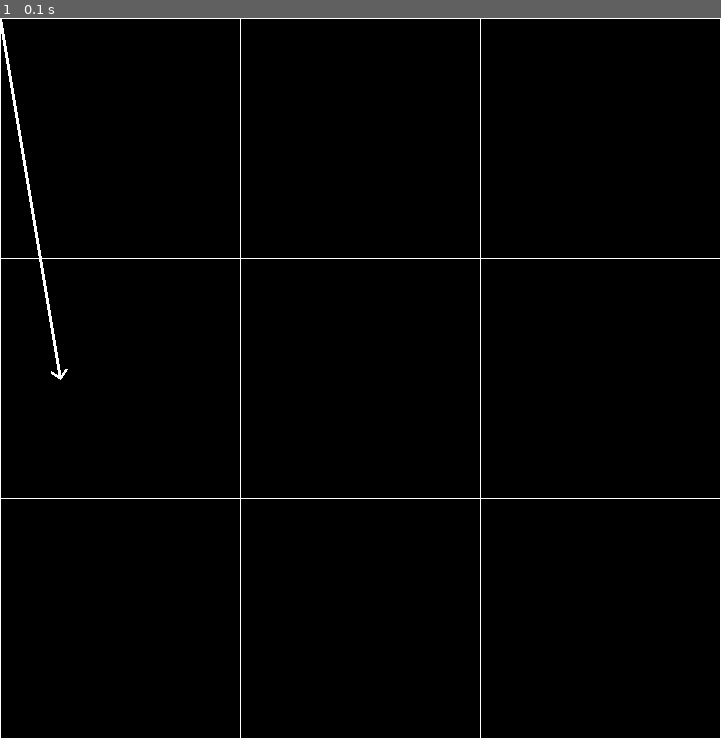
Above: before the commit, frame 1.
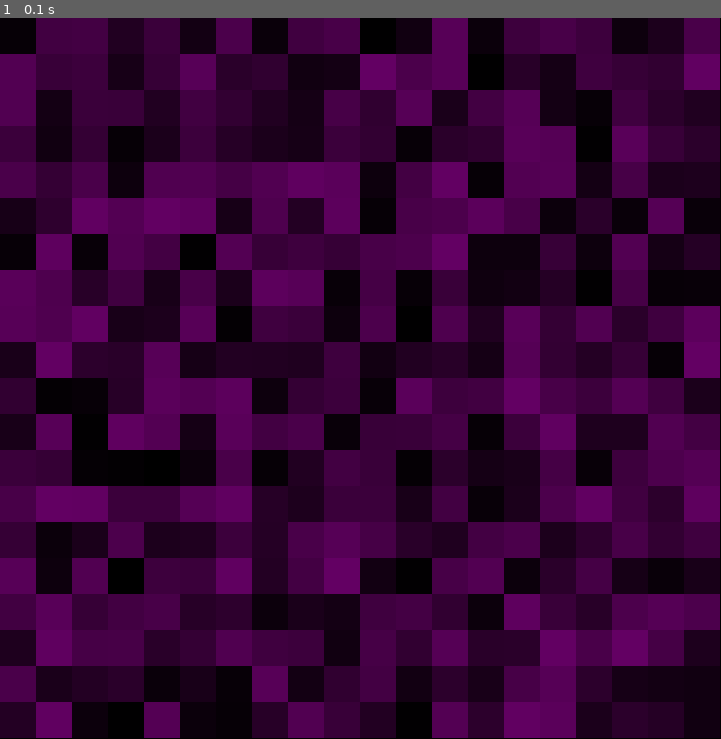
Above: after the commit, the same moment.

Repository: cdfricke/PyGame
Game: pygame game, started from grid.py
Two runs of this game, one before a commit and one after it. Both use one fixed random seed, a clock stepped at 60 frames per second and the inputs below.
Inputs:
- Up to frame 1 (0.1 s): no input

The runs differ from the first frame. In frame 1, 75% of the frame differs, in the area x 0-100%, y 0-100%.

Commit message:
added color functions and functionality to draw multicolored grid spaces

Diff:
--- a/grid.py
+++ b/grid.py
@@ -1,12 +1,13 @@
 # File: grid.py
 # Programmer: Connor Fricke (cd.fricke23@gmail.com)
 # Last Revision:
-#   MARCH 2024 --> Created, v1
+#   4-MAR-2024 --> Created, v1
+#   7-MAR-2024 --> added grid colors
 #
-# TODO:
-#   - add moving object with radial position vector visualized
+# ************************************************
 
 import pygame
+import random as r
 
 # *** INITIALIZE ***
 WIDTH = 720
@@ -18,13 +19,17 @@
 # ******************
 
 # *** COMMON VECTORS AND LOCATIONS ***
-
 center = pygame.Vector2(WIDTH / 2, HEIGHT / 2)
 origin = pygame.Vector2(0, 0)
 xhat = pygame.Vector2(1, 0)
 yhat = pygame.Vector2(0, 1)
+# ************************************
 
-# ************************************
+def colorFunction(x, xmax):
+    r = int(float(x)/float(xmax) * 100)
+    g = 0
+    b = int(float(x)/float(xmax) * 100)
+    return pygame.Color(r, g, b)
 
 # *** CLASS DEFINITIONS ***
 # NOTE THAT THESE CLASS DEFINITIONS RELY ON SOME OF THE DEFINED VARIABLES ABOVE
@@ -54,8 +59,9 @@
         self.numCols = columns
         self.xticks = list(range(0, WIDTH + 1, int(WIDTH / columns)))
         self.yticks = list(range(0, HEIGHT + 1, int(HEIGHT / rows)))
+        self.Matrix = [[r.random() for x in range(columns)] for y in range(rows)]
 
-    def draw(self, surface, color, thickness):
+    def drawLines(self, surface, color, thickness):
         for tick in self.xticks:
             start = tick*xhat
             end = start + HEIGHT*yhat
@@ -65,12 +71,16 @@
             end = start + WIDTH*xhat
             pygame.draw.line(surface=surface, color=color, start_pos=start, end_pos=end, width=thickness)
 
+    def drawRectangles(self, surface):
+        for x in range(0, self.numCols):
+            for y in range(0, self.numRows):
+                rect = pygame.Rect(self.xticks[x], self.yticks[y], WIDTH / self.numCols, HEIGHT / self.numRows)
+                pygame.draw.rect(surface, colorFunction(self.Matrix[x][y], 1), rect)
+
 # *************************
 
 # rows, cols
-gameMap = Grid(3, 3)
-centerArrow = Arrow(origin , center - 300*xhat)
-
+gameMap = Grid(20, 20)
 
 # *** GAME LOOP ***
 while (running):
@@ -78,8 +88,8 @@
     screen.fill("black")
 
     # *** RENDER THE GAME HERE ***
-    gameMap.draw(screen, "white", 1)
-    centerArrow.draw(screen, "white", 3)
+    gameMap.drawRectangles(screen)
+    #gameMap.drawLines(screen, "white", 3)
 
     # *** END RENDERING ***
 
--- a/orbit.py
+++ b/orbit.py
@@ -8,6 +8,7 @@
 
 # *** INITIALIZE ***
 import pygame
+import random as r
 WIDTH = 720
 HEIGHT = 720
 pygame.init()
@@ -30,6 +31,13 @@
 
 # ************************************
 
+# *** HELPER FUNCTIONS ***
+def colorFunction(x, xmax):
+    r = int(float(x)/float(xmax) * 100)
+    g = 0
+    b = int(float(x)/float(xmax) * 100)
+    return pygame.Color(r, g, b)
+
 # *** CLASS DEFINITIONS ***
 # NOTE THAT THESE CLASS DEFINITIONS RELY ON SOME OF THE DEFINED VARIABLES ABOVE
 
@@ -66,8 +74,9 @@
         self.numCols = columns
         self.xticks = list(range(0, WIDTH + 1, int(WIDTH / columns)))
         self.yticks = list(range(0, HEIGHT + 1, int(HEIGHT / rows)))
-
-    def draw(self, surface, color, thickness):
+        self.Matrix = [[r.random() for x in range(columns)] for y in range(rows)]
+
+    def drawLines(self, surface, color, thickness):
         for tick in self.xticks:
             start = tick*xhat
             end = start + HEIGHT*yhat
@@ -76,6 +85,12 @@
             start = tick*yhat
             end = start + WIDTH*xhat
             pygame.draw.line(surface=surface, color=color, start_pos=start, end_pos=end, width=thickness)
+
+    def drawRectangles(self, surface):
+        for x in range(0, self.numCols):
+            for y in range(0, self.numRows):
+                rect = pygame.Rect(self.xticks[x], self.yticks[y], WIDTH / self.numCols, HEIGHT / self.numRows)
+                pygame.draw.rect(surface, colorFunction(self.Matrix[x][y], 1), rect)
 
 
 class Object:
@@ -133,8 +148,8 @@
 orbitor3.velocity = 70*yhat
 
 # *** ARROWS, GRIDS, AND TRAILS ***
-radialArrow = Arrow(sun.position, orbitor1.position)
-gameGrid = Grid(10,10)
+radialArrow = Arrow(sun.position, orbitor3.position)
+gameGrid = Grid(72,72)
 orbitorTrail1 = Trail(600)
 orbitorTrail1.addPoint(orbitor1.position.copy())
 orbitorTrail2 = Trail(300)
@@ -161,17 +176,32 @@
         orbitorTrail2.addPoint(currentPosition2)
         orbitorTrail3.addPoint(currentPosition3)
 
-    # *** RENDER THE GAME HERE ***
-    # draw all objects, grid, and trails
-    gameGrid.draw(screen, "dark grey", 1)
+    # set arrow data
+    radialArrow.setTailToTip(sun.position, orbitor3.position)
+
+    # ***** RENDER THE GAME HERE *****
+
+    # GRID
+    gameGrid.drawRectangles(screen)
+    gameGrid.drawLines(screen, "dark grey", 1)
+
+    # TRAILS
     orbitorTrail1.draw(screen, "green", 1)
     orbitorTrail2.draw(screen, "green", 1)
     orbitorTrail3.draw(screen, "green", 1)
+
+    # ORBITORS
     orbitor1.draw(screen, "blue")
     orbitor2.draw(screen, "orange")
     orbitor3.draw(screen, "red")
+
+    # SUN
     sun.draw(screen, "yellow")
 
+    # ARROWS
+    radialArrow.draw(screen, "white", 3)
+
+    # CALCULATE FORCES
     # force points from circle position to the center
     r1 = (orbitor1.position - sun.position)
     rhat1 = r1 / r1.magnitude()
@@ -194,7 +224,7 @@
 
     # limit to 60 fps
     dt = clock.tick(60) / 1000
-    print(dt)
+    print(int(1/dt))
     frame += 1
 
 pygame.quit()
